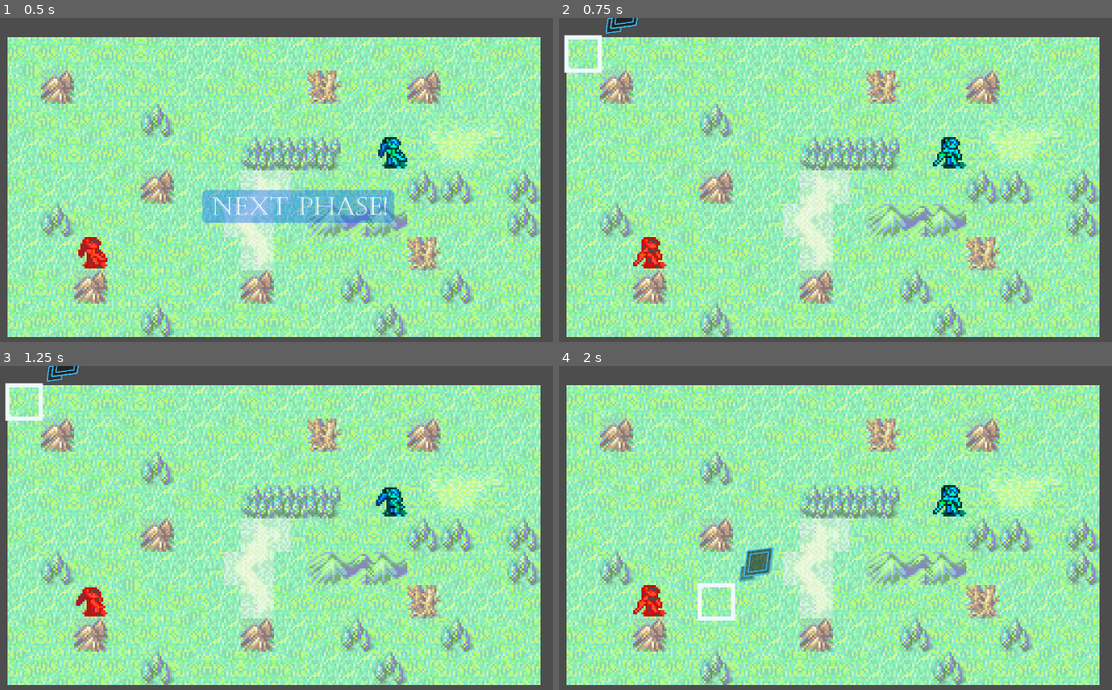
Above: before the commit, frames 1-4 (two rows, left to right).
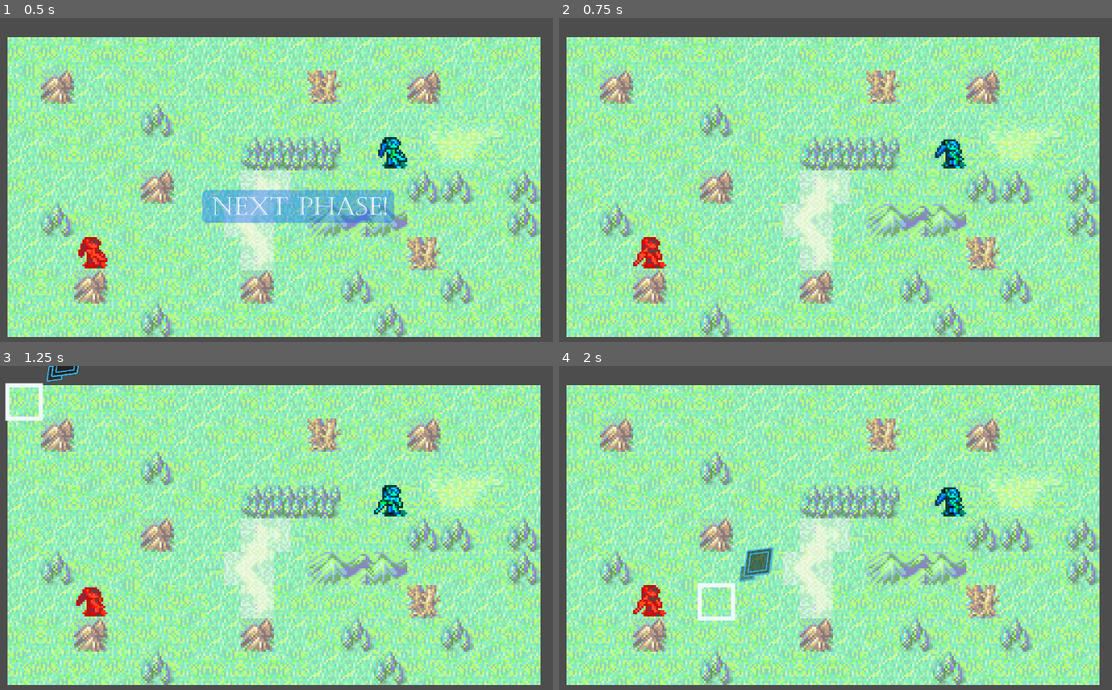
Above: after the commit, the same moments.

Repository: mojius/FarmStrategy
Game: Godot game, scene res://Main.tscn
Same seed, same stepped clock (60 frames per second), same inputs: the game is played once before the commit and once after it.
Inputs (mouse positions are in pixels of both pictures, inside the frame that each line leads up to):
- Up to frame 1 (0.5 s): no input
- Up to frame 2 (0.75 s): move the mouse to (1006, 186) at 0.52 s; press the mouse at (1006, 186) at 0.53 s; hold Right (ui_right) from 0.53 s (still down)
- Up to frame 3 (1.25 s): keep holding Right (ui_right); tap Space (ui_accept) at 0.77 s
- Up to frame 4 (2 s): move the mouse to (724, 573) at 1.27 s; release Right (ui_right) at 1.28 s; release the mouse at (724, 573) at 1.28 s; hold Down (ui_down) from 1.28 s (still down); click (724, 573) at 1.35 s; tap Space (ui_accept) at 1.52 s

Frame 1 is identical in both runs. In frame 2, 0.9% of the frame differs, in the area x 0-74%, y 0-46%; in frame 3, 0.3%; in frame 4, 0.3%.

Commit message:
Tiny tweaks, trying to fix enemy movement

Diff:
--- a/Background/Map.gd
+++ b/Background/Map.gd
@@ -77,7 +77,7 @@
 	return array
 
 # Returns an array with all the coordinates of walkable cells based on the `movement_range`.
-func _get_tiles_in_movement_range(cell: Vector2, movement_range: int):
+func _get_tiles_in_movement_range(cell: Vector2, movement_range: int) -> PackedVector2Array:
 	var array = _flood_fill(cell, movement_range)
 	var pathfinder: PathFinder = PathFinder.new(array)
 	return pathfinder.find_tiles_in_range(cell, movement_range)
--- a/GameBoard/Cursor/Cursor.gd
+++ b/GameBoard/Cursor/Cursor.gd
@@ -120,7 +120,6 @@
 	# cooldown timer that will limit the rate at which the cursor moves when we keep the direction
 	# key down.
 	position = grid.calculate_map_position(cell)
-	print("New position is ", position)
 	emit_signal("moved", cell)
 	_timer.start()
 
--- a/GameBoard/Grid.gd
+++ b/GameBoard/Grid.gd
@@ -17,7 +17,6 @@
 # We'll place units and have them move through cells using this function.
 func calculate_map_position(grid_position: Vector2) -> Vector2:
 	var calculation: Vector2 = grid_position * cell_size + _half_cell_size
-	print("Calculated map position: ", calculation)
 	return calculation
 
 # Returns the coordinates of the cell on the grid given a position on the map.
@@ -27,7 +26,6 @@
 # cell's center.
 func calculate_grid_coordinates(map_position: Vector2) -> Vector2:
 	var calculation: Vector2 = (map_position / cell_size).floor()
-	print("Calculated grid coordinates: ", calculation)
 	return calculation
 
 # Returns true if the `cell_coordinates` are within the grid.
--- a/Main.tscn
+++ b/Main.tscn
@@ -35,6 +35,7 @@
 [node name="GameBoard" type="Node2D" parent="."]
 y_sort_enabled = true
 script = ExtResource("2_hx4vu")
+starting_faction = "Enemy"
 
 [node name="UIContainer" type="CanvasLayer" parent="GameBoard"]
 
--- a/UI/PathFinder.gd
+++ b/UI/PathFinder.gd
@@ -43,7 +43,7 @@
 	else:
 		return PackedVector2Array()
 
-#finds all tiles reachable with a given movement range
+# Finds all tiles reachable with a given movement range
 func find_tiles_in_range(_start: Vector2, _range: int) -> PackedVector2Array:
 
 	var tiles_in_range : PackedVector2Array = PackedVector2Array()
--- a/Units.gd
+++ b/Units.gd
@@ -31,8 +31,6 @@
 		# Using a dictionary of grid coordinates here.
 		set_unit_at(unit, unit.cell)
 		unit.state_changed.connect(_on_unit_state_changed)
-		print(unit)
-		print(unit.cell)
 
 func has_unit_at(cell: Vector2) -> bool:
 	return _units.has(cell)
Not shown: 3 places in Main.tscn that only renumber resources
